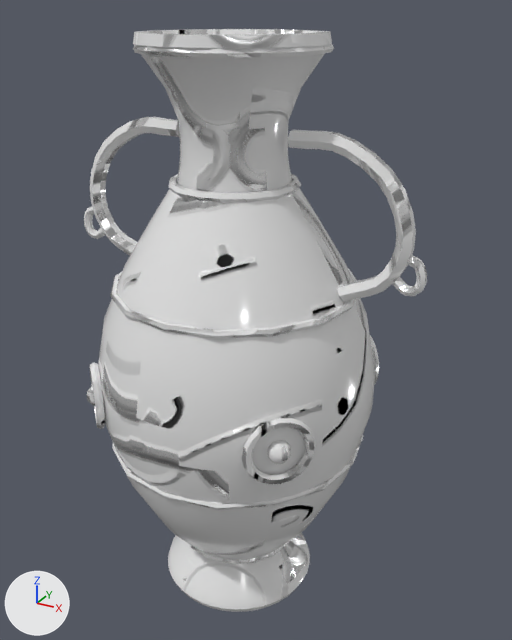
Two versions of the FBX model art/props/fbx/CeramicVase.fbx, one commit apart.
Before and after are seen from a 50 mm lens placed at (1.84, -3.12, 3.29), pointed at (0.08, 0.09, 1.69). The lights are fixed; the arrows at lower left show +X, +Y and +Z. The older version comes first. Vertices at exactly the same position are counted once.

In view in the first picture: 'CeramicVase'.
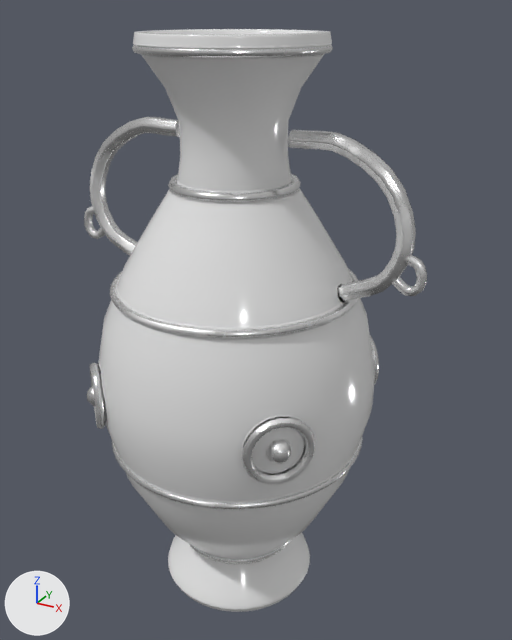
Changed parts and their boxes [x1, y1, x2, y2] in the pictures (512 x 640 px; the box of a moved part takes in the faces that stretch with it):
part 1 of me_ceramicvase, built on
    before: [112, 435, 364, 510]
    after: [112, 438, 363, 509]
part 2 of me_ceramicvase, built on
    before: [110, 269, 357, 339]
    after: [110, 269, 358, 338]
part 3 of me_ceramicvase, built on
    before: [133, 44, 334, 58]
    after: [132, 45, 333, 58]
part 4 of me_ceramicvase, moved or reshaped
    before: [169, 174, 301, 203]
    after: [168, 173, 301, 203]
part 5 of me_ceramicvase, moved or reshaped
    before: [189, 542, 288, 564]
    after: [190, 542, 288, 564]
part 6 of me_ceramicvase, surface changed
    both: [84, 29, 427, 608]

What changed in the scene script:
```text
Change me_ceramicvase:
    used by ob_ceramicvase; location = (0.0, 0.0, 0.0)
    remove me_ceramicvase.from_pydata(...)  # 2534 vertices, 2688 faces; spans x -1.03..1.03, y -0.78..0.78, z 0.0..3.19
    add me_ceramicvase.from_pydata(...)  # 3230 vertices, 3384 faces; spans x -1.03..1.03, y -0.78..0.78, z 0.0..3.19
    me_ceramicvase part 1: 6 vertices moved within x -0.66..-0.65, y -0.27..0.27, z 0.98..1.02; 84 vertices removed from x -0.74..0.69, y -0.74..0.74, z 0.98..1.02; 330 vertices added at x -0.74..0.73, y -0.74..0.74, z 0.98..1.02
    me_ceramicvase part 2: 72 vertices removed from x -0.63..0.63, y -0.63..0.63, z 1.9..1.94; 288 vertices added at x -0.67..0.67, y -0.67..0.67, z 1.9..1.94
    me_ceramicvase part 3: 72 vertices removed from x -0.44..0.44, y -0.44..0.44, z 3.1..3.14; 192 vertices added at x -0.47..0.47, y -0.47..0.47, z 3.1..3.14
    me_ceramicvase part 4: 2 vertices moved within x -0.32, y -0.13..0.13, z 2.47; 86 vertices removed from x -0.34..0.32, y -0.34..0.34, z 2.45..2.49; 140 vertices added at x -0.34..0.33, y -0.34..0.34, z 2.45..2.49
    me_ceramicvase part 5: 84 vertices removed from x -0.34..0.34, y -0.36..0.36, z 0.28..0.32; 144 vertices added at x -0.35..0.35, y -0.36..0.36, z 0.28..0.32
    me_ceramicvase part 6: 2198 kept faces spanning x -1.03..1.03, y -0.78..0.78, z 0.0..3.19 get new texture (UV) coordinates
```
